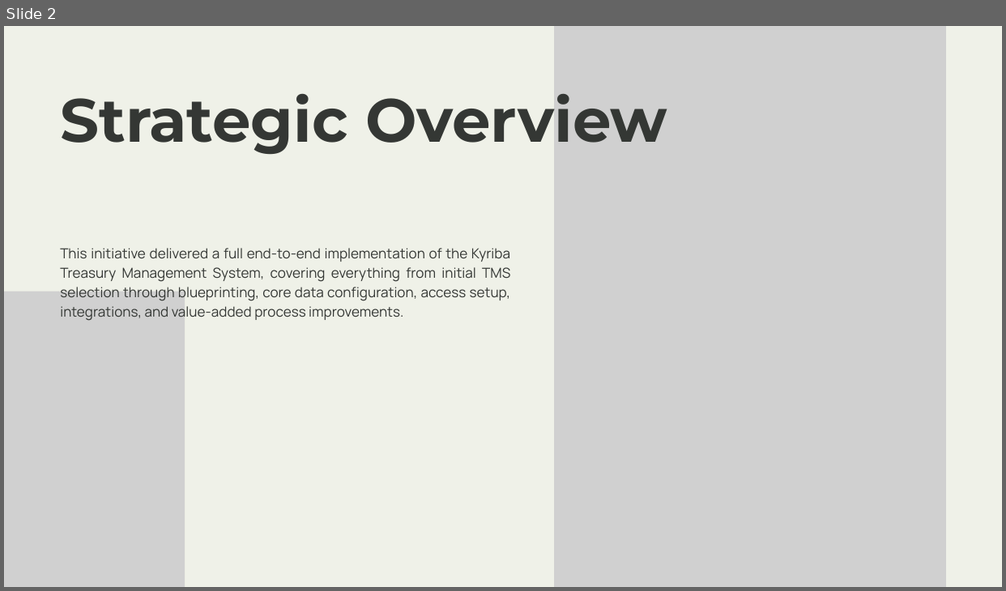
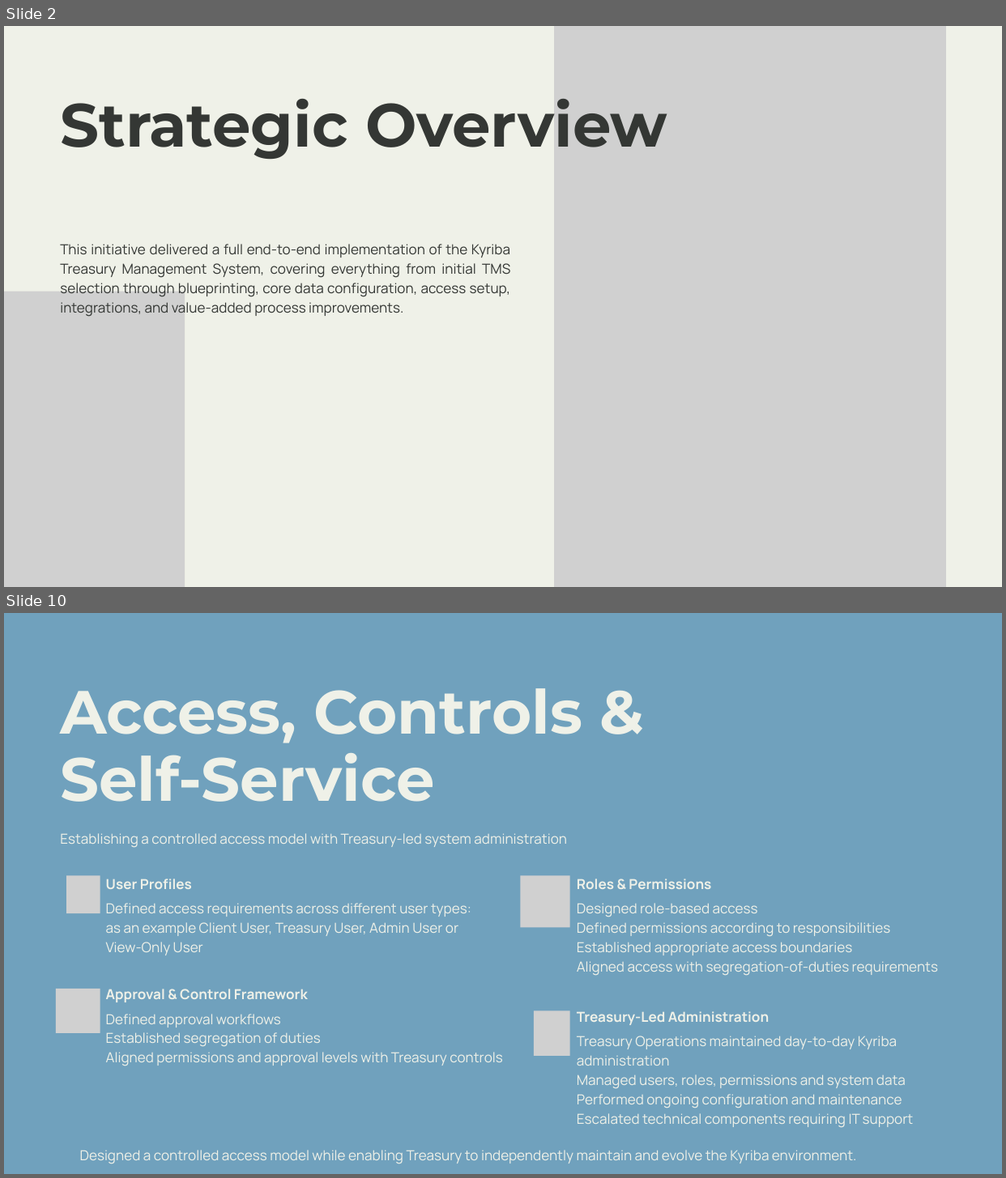
Before and after one commit to sgarciapuga/Work_Portfolio, a slide deck: kyriba-transformation/presentation/kyriba-transformation.pptx. Shown one above the other, each under a label of ours: slide 2 before the commit, slides 2 and 10 after it; the slides between them are not shown. The pictures are 1006x591 and 1006x1178 pixels, drawn with LibreOffice and Linux fonts; fonts in the diff are those of the drawing; grey boxes stand for pictures. Boxes give left, top, right and bottom in pixels: in the first picture for what was removed or moved away, otherwise in the second. Text is boxed around its words. In the diff, an @@ line names an element or a change of style, - is before the commit and + after.

Commit message:
Kyriba presentation

```diff
--- a/kyriba-transformation/presentation/kyriba-transformation.pptx
+++ b/kyriba-transformation/presentation/kyriba-transformation.pptx
@@ slide 10 added at <box>4,613,1002,1174</box>, background #70A1BD @@
@@ text added at <box>60,688,582,802</box>, 88 pt, text #EFF1E8, bold @@
+Access, Controls & Self-Service
@@ text added at <box>60,833,567,848</box>, 20 pt, text #EFF1E8 @@
+Establishing a controlled access model with Treasury-led system administration
@@ picture added at <box>66,876,100,914</box> @@
@@ text added at <box>106,879,192,889</box>, 20 pt, text #EFF1E8, bold @@
+User Profiles
@@ picture added at <box>521,876,570,928</box> @@
@@ text added at <box>577,879,711,889</box>, 20 pt, text #EFF1E8, bold @@
+Roles & Permissions
@@ text added at <box>106,903,471,956</box>, 20 pt, text #EFF1E8 @@
+Defined access requirements across different user types: as an example Client User, Treasury User, Admin User or View-Only User
@@ text added at <box>577,903,938,976</box>, 20 pt, text #EFF1E8 @@
+Designed role-based access
+Defined permissions according to responsibilities
+Established appropriate access boundaries
+Aligned access with segregation-of-duties requirements
@@ picture added at <box>56,989,100,1033</box> @@
@@ text added at <box>106,989,308,1003</box>, 20 pt, text #EFF1E8, bold @@
+Approval & Control Framework
@@ text added at <box>106,1014,502,1067</box>, 20 pt, text #EFF1E8 @@
+Defined approval workflows
+Established segregation of duties
+Aligned permissions and approval levels with Treasury controls
@@ picture added at <box>534,1012,570,1056</box> @@
@@ text added at <box>577,1012,769,1025</box>, 20 pt, text #EFF1E8, bold @@
+Treasury-Led Administration
@@ text added at <box>577,1036,914,1128</box>, 20 pt, text #EFF1E8 @@
+Treasury Operations maintained day-to-day Kyriba administration
+Managed users, roles, permissions and system data
+Performed ongoing configuration and maintenance
+Escalated technical components requiring IT support
@@ text added at <box>80,1150,857,1165</box>, 20 pt, text #EFF1E8 @@
+Designed a controlled access model while enabling Treasury to independently maintain and evolve the Kyriba environment.
@@ slide 2 changed as well @@
@@ text "Strategic Overview": place and size @@
-text "Strategic Overview" at <box>60,93,667,154</box>
+text "Strategic Overview" at <box>60,98,667,159</box>
@@ text "This initiative delivered a full ...": place and size @@
-text "This initiative delivered a full ..." at <box>60,248,510,321</box>
+text "This initiative delivered a full ..." at <box>60,244,510,317</box>
```
Also in this commit, not shown: 1 other slide changed, 16 other slides added, 12 slides removed, 3 other files.
